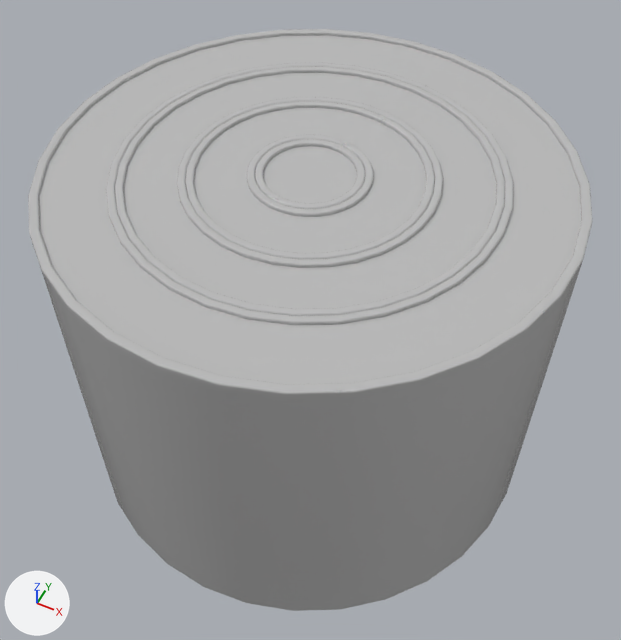
Renders of the FBX model Assets/Sprites/3D/ColorSpin/Models/H_full.fbx from each side of a commit.
Before and after are seen from a camera (50 mm lens) standing at (2.24, -3.48, 6.57) and looking at (0.03, 0.95, 1.04). Lighting does not change. The marker at lower left points along +X, +Y and +Z. The picture after the commit comes second. Where no turn or scale is listed for an object, it has been applied to the vertices.

The older version as bpy lines, for what is in view:
```python
ob_circle_full_1 = bpy.data.objects.new('Circle_Full_1', me_mesh_005)
ob_circle_full_1.location = (0.0, 1.0, 2.68)
ob_circle_full_3 = bpy.data.objects.new('Circle_full_3', me_mesh_003)
ob_circle_full_3.location = (0.0, 1.0, 2.68)
ob_section_1_full_1 = bpy.data.objects.new('Section_1_full_1', me_mesh)
ob_section_1_full_1.location = (0.0, 1.0, 2.68)
ob_section_1_full_3 = bpy.data.objects.new('Section_1_Full_3', me_mesh_002)
ob_section_1_full_3.location = (0.0, 1.0, 2.68)
ob_section_2_full_1 = bpy.data.objects.new('Section_2_Full_1', me_mesh_006)
ob_section_2_full_1.location = (0.0, 1.0, 2.68)
ob_section_2_full_3 = bpy.data.objects.new('Section_2_Full_3', me_mesh_008)
ob_section_2_full_3.location = (0.0, 1.0, 2.68)
ob_section_3_full_1 = bpy.data.objects.new('Section_3_Full_1', me_mesh_009)
ob_section_3_full_1.location = (0.0, 1.0, 2.68)
ob_section_3_full_2 = bpy.data.objects.new('Section_3_Full_2', me_mesh_010)
ob_section_3_full_2.location = (0.0, 1.0, 2.68)
ob_section_3_full_3 = bpy.data.objects.new('Section_3_Full_3', me_mesh_011)
ob_section_3_full_3.location = (0.0, 1.0, 2.68)
```
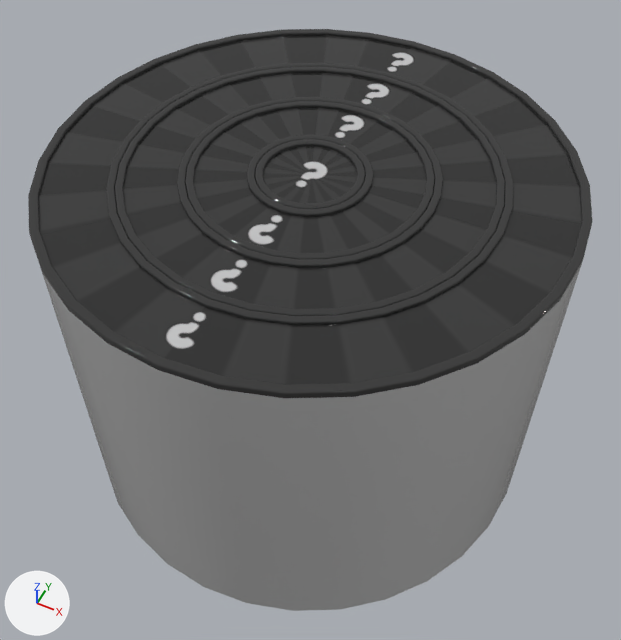
Scene script edits in JSON lines:
```json
{"op": "add", "block": "img_hidden_hole_png", "code": ["img_hidden_hole_png = load_image('hidden_hole.png', '../Textures/hidden_hole.png', 512, 512, 'sRGB')"]}
{"op": "add", "block": "mat_material__0", "code": ["mat_material__0 = principled_material('Material #0')", "mat_material__0.texture = img_hidden_hole_png", "mat_material__0.roughness = 0.0"]}
{"block": "me_mesh_008", "where": "me_mesh_008.from_pydata(...)  # 64 vertices, 32 faces; spans x -1.36..1.36, y -1.36..1.36, z -0.11"}
{"op": "remove", "block": "me_mesh_008", "code": "me_mesh_008.materials.append(mat_02___default)  # grey #bcbcbc"}
{"op": "add", "block": "me_mesh_008", "code": "me_mesh_008.materials.append(mat_material__0)  # picture img_hidden_hole_png"}
{"block": "me_mesh", "where": "me_mesh.from_pydata(...)  # 704 vertices, 640 faces; spans x -0.91..0.91, y -0.91..0.91, z -0.11..-0.08"}
{"op": "remove", "block": "me_mesh", "code": "me_mesh.materials.append(mat_02___default)  # grey #bcbcbc"}
{"op": "add", "block": "me_mesh", "code": "me_mesh.materials.append(mat_material__0)  # picture img_hidden_hole_png"}
{"block": "me_mesh_002", "where": "me_mesh_002.from_pydata(...)  # 64 vertices, 32 faces; spans x -0.85..0.85, y -0.85..0.85, z -0.11"}
{"op": "remove", "block": "me_mesh_002", "code": "me_mesh_002.materials.append(mat_02___default)  # grey #bcbcbc"}
{"op": "add", "block": "me_mesh_002", "code": "me_mesh_002.materials.append(mat_material__0)  # picture img_hidden_hole_png"}
{"block": "me_mesh_005", "where": "me_mesh_005.from_pydata(...)  # 352 vertices, 320 faces; spans x -0.404..0.404, y -0.404..0.404, z -0.11..-0.083"}
{"op": "remove", "block": "me_mesh_005", "code": "me_mesh_005.materials.append(mat_02___default)  # grey #bcbcbc"}
{"op": "add", "block": "me_mesh_005", "code": "me_mesh_005.materials.append(mat_material__0)  # picture img_hidden_hole_png"}
{"block": "me_mesh_003", "where": "me_mesh_003.from_pydata(...)  # 33 vertices, 32 faces; spans x -0.344..0.344, y -0.344..0.344, z -0.11"}
{"op": "remove", "block": "me_mesh_003", "code": "me_mesh_003.materials.append(mat_02___default)  # grey #bcbcbc"}
{"op": "add", "block": "me_mesh_003", "code": "me_mesh_003.materials.append(mat_material__0)  # picture img_hidden_hole_png"}
{"block": "me_mesh_011", "where": "me_mesh_011.from_pydata(...)  # 64 vertices, 32 faces; spans x -1.95..1.95, y -1.95..1.95, z -0.11"}
{"op": "remove", "block": "me_mesh_011", "code": "me_mesh_011.materials.append(mat_02___default)  # grey #bcbcbc"}
{"op": "add", "block": "me_mesh_011", "code": "me_mesh_011.materials.append(mat_material__0)  # picture img_hidden_hole_png"}
{"block": "me_mesh_006", "where": "me_mesh_006.from_pydata(...)  # 704 vertices, 640 faces; spans x -1.42..1.42, y -1.42..1.42, z -0.11..-0.08"}
{"op": "remove", "block": "me_mesh_006", "code": "me_mesh_006.materials.append(mat_02___default)  # grey #bcbcbc"}
{"op": "add", "block": "me_mesh_006", "code": "me_mesh_006.materials.append(mat_material__0)  # picture img_hidden_hole_png"}
{"block": "me_mesh_009", "where": "me_mesh_009.from_pydata(...)  # 736 vertices, 672 faces; spans x -2.02..2.02, y -2.02..2.02, z -0.13..-0.08"}
{"op": "remove", "block": "me_mesh_009", "code": "me_mesh_009.materials.append(mat_02___default)  # grey #bcbcbc"}
{"op": "add", "block": "me_mesh_009", "code": "me_mesh_009.materials.append(mat_material__0)  # picture img_hidden_hole_png"}
```

Changed parts and their boxes [x1, y1, x2, y2] in the pictures (621 x 640 px):
```json
{"object": "Section_3_Full_3", "change": "recoloured", "before": [39, 35, 582, 384], "after": [39, 35, 582, 384], "on screen": "grey to black"}
{"object": "Section_2_Full_3", "change": "recoloured", "before": [123, 73, 496, 309], "after": [123, 73, 496, 309], "on screen": "grey to black"}
{"object": "Section_3_Full_1", "change": "recoloured", "before": [28, 29, 593, 398], "after": [28, 29, 593, 398]}
{"object": "Section_1_Full_3", "change": "recoloured", "before": [194, 108, 426, 253], "after": [194, 108, 426, 253], "on screen": "grey to black"}
{"object": "Section_2_Full_1", "change": "recoloured", "before": [115, 66, 505, 316], "after": [115, 66, 505, 316]}
{"object": "Section_1_full_1", "change": "recoloured", "before": [185, 101, 435, 259], "after": [185, 101, 435, 259], "on screen": "grey to black"}
{"object": "Circle_full_3", "change": "recoloured", "before": [263, 146, 357, 203], "after": [263, 146, 357, 203], "on screen": "grey to black"}
{"object": "Circle_Full_1", "change": "recoloured", "before": [255, 139, 365, 209], "after": [255, 139, 365, 209], "on screen": "grey to black"}
```
